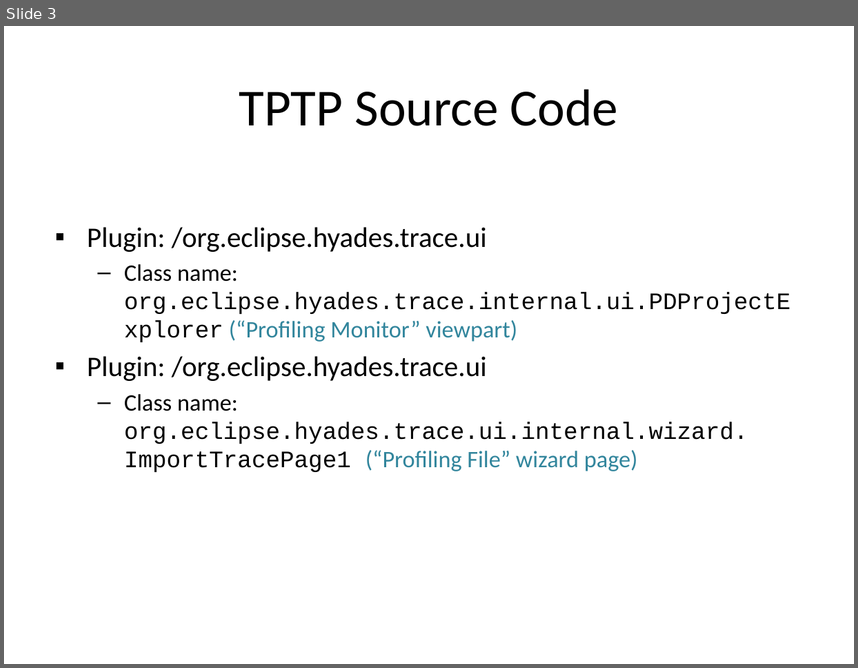
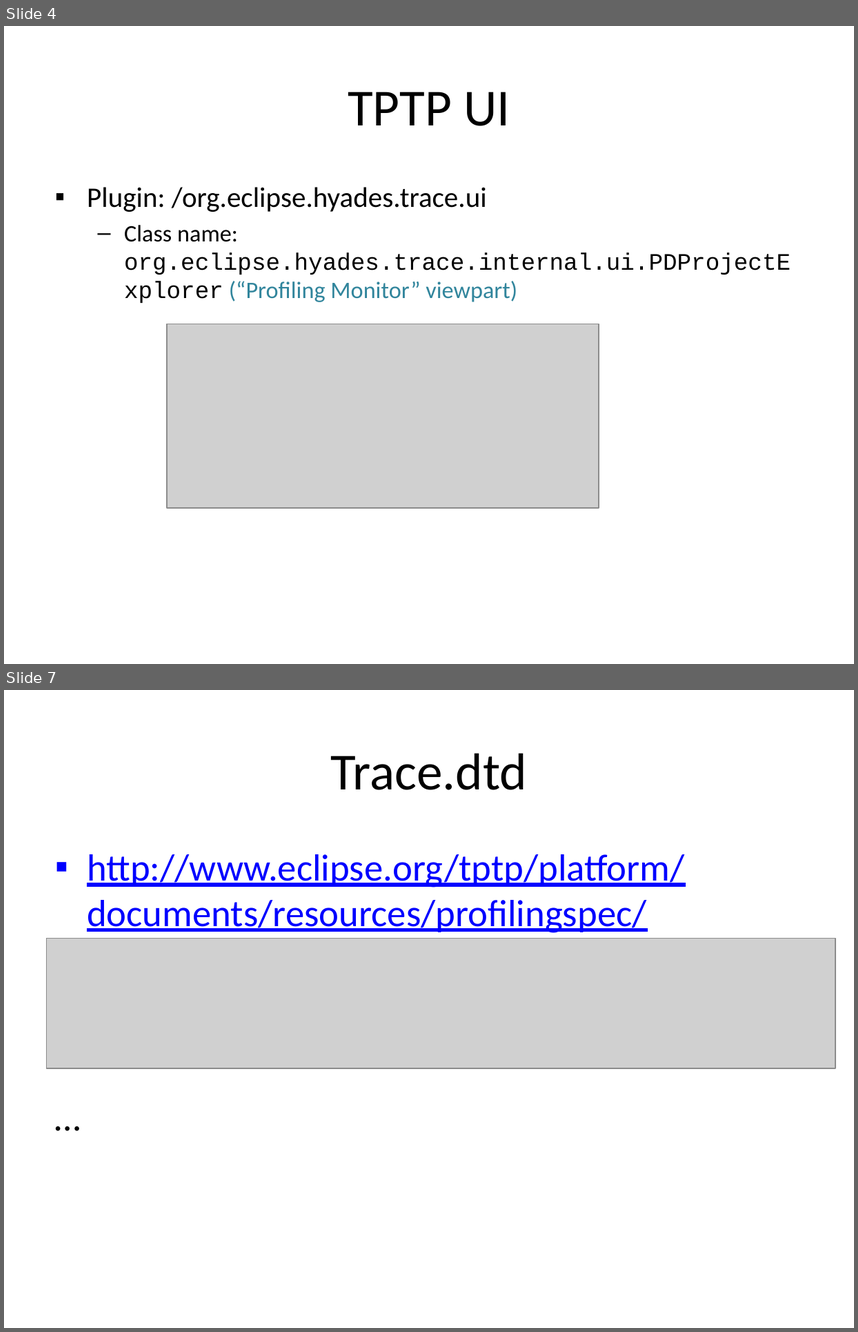
Before and after one commit to wsgan001/asegrp, a slide deck: papers/DRCPA/docs/PerfTest - Implementation.pptx. Shown one above the other, each under a label of ours: slide 3 before the commit, slides 4 and 7 after it; the slides between them are not shown. The pictures are 858x668 and 858x1332 pixels, drawn with LibreOffice and Linux fonts; fonts in the diff are those of the drawing; grey boxes stand for pictures. Boxes give left, top, right and bottom in pixels: in the first picture for what was removed or moved away, otherwise in the second. Text is boxed around its words. In the diff, an @@ line names an element or a change of style, - is before the commit and + after.

```diff
--- a/papers/DRCPA/docs/PerfTest - Implementation.pptx
+++ b/papers/DRCPA/docs/PerfTest - Implementation.pptx
@@ slide 7 added at <box>4,690,854,1328</box>, background #FFFFFF @@
@@ title added at <box>331,753,527,790</box>, 44 pt, text #000000 @@
+Trace.dtd
@@ text added at <box>87,854,685,982</box>, 32 pt, text #0000FF, underline @@
+▪ http://www.eclipse.org/tptp/platform/documents/resources/profilingspec/trace.dtd.html
+…
@@ picture added at <box>47,938,835,1068</box> @@
@@ what was slide 3 is now slide 4 @@
@@ slide 4 changed as well @@
@@ title at <box>348,92,510,126</box>: text changed @@
-TPTP Source Code
+TPTP UI
@@ picture added at <box>168,323,599,508</box> @@
@@ text at <box>87,356,748,472</box>: paragraphs removed @@
-▪ Plugin: /org.eclipse.hyades.trace.ui
-  – Class name: org.eclipse.hyades.trace.ui.internal.wizard. ImportTracePage1 (“Profiling File” wizard page)
```
Also in this commit, not shown: 4 other slides changed, 13 other slides added, 1 slide removed, 3 other files.
